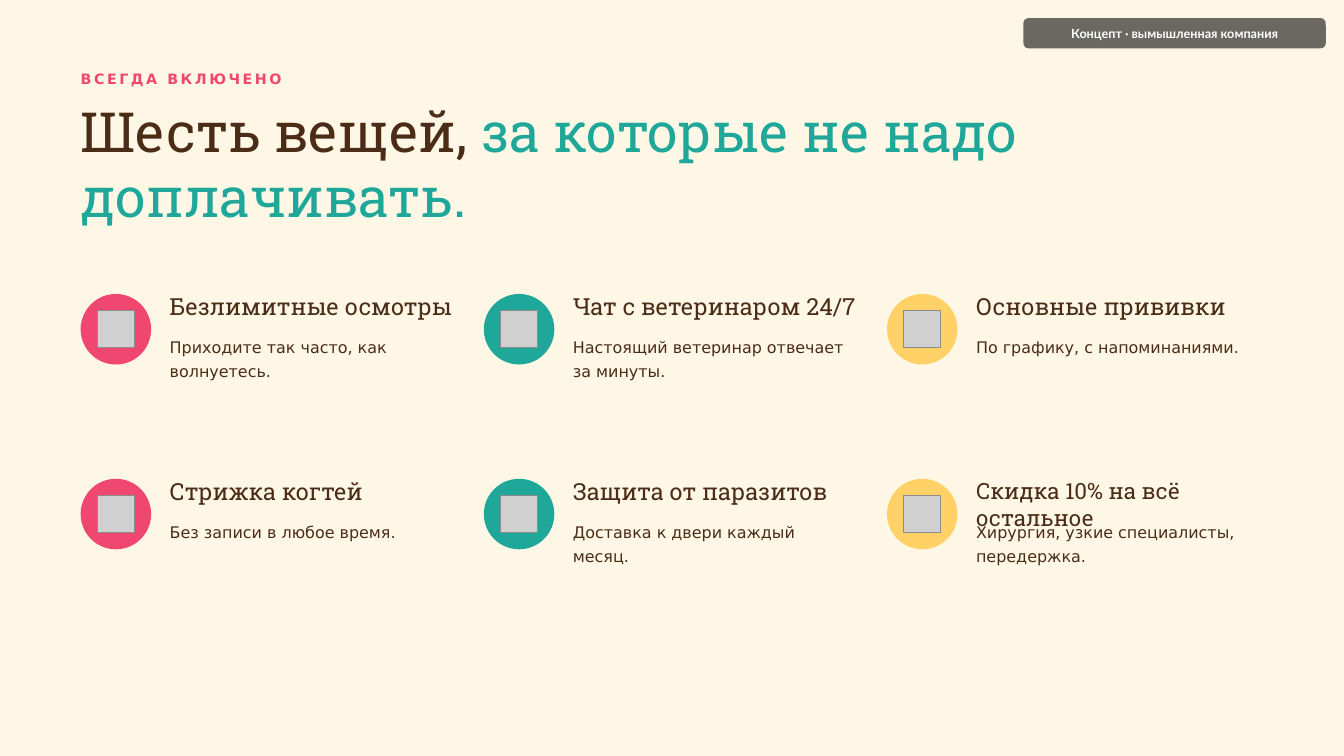
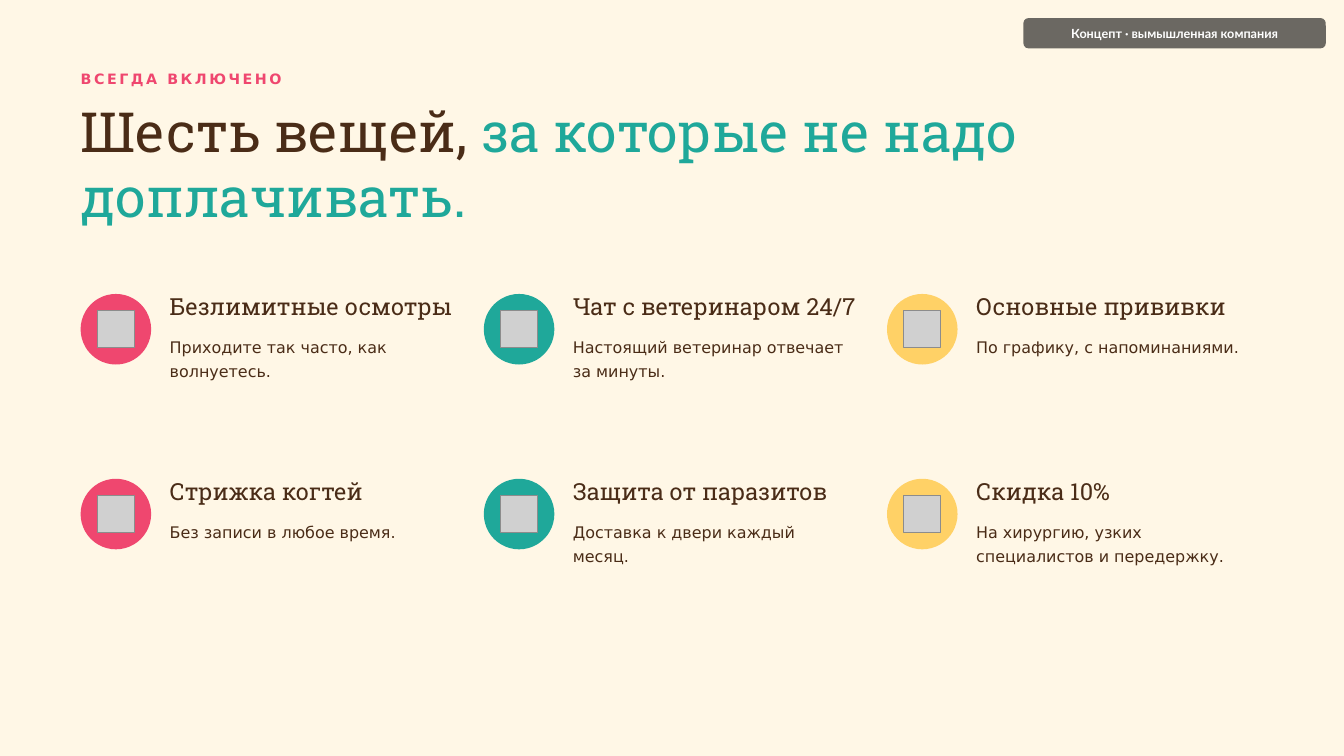
Before and after one commit to nikitakustov123/education-decks, a slide deck: slide 4 of ru/pptx/09-pawprint-vet.pptx. Drawn at 1344x756 pixels with LibreOffice and Linux fonts; fonts in the diff are those of the drawing; grey boxes stand for pictures. Boxes give left, top, right and bottom in pixels: in the first picture for what was removed or moved away, otherwise in the second. Text is boxed around its words. In the diff, an @@ line names an element or a change of style, - is before the commit and + after.

```diff
--- a/ru/pptx/09-pawprint-vet.pptx
+++ b/ru/pptx/09-pawprint-vet.pptx
@@ text at <box>976,483,1110,504</box>: text changed; size 16 to 16.8 pt @@
-Скидка 10% на всё остальное
+Скидка 10%
@@ text at <box>976,526,1224,566</box>: text changed @@
-Хирургия, узкие специалисты, передержка.
+На хирургию, узких специалистов и передержку.
```
Also in this commit, not shown: 2 other slides changed, 9 other files.
